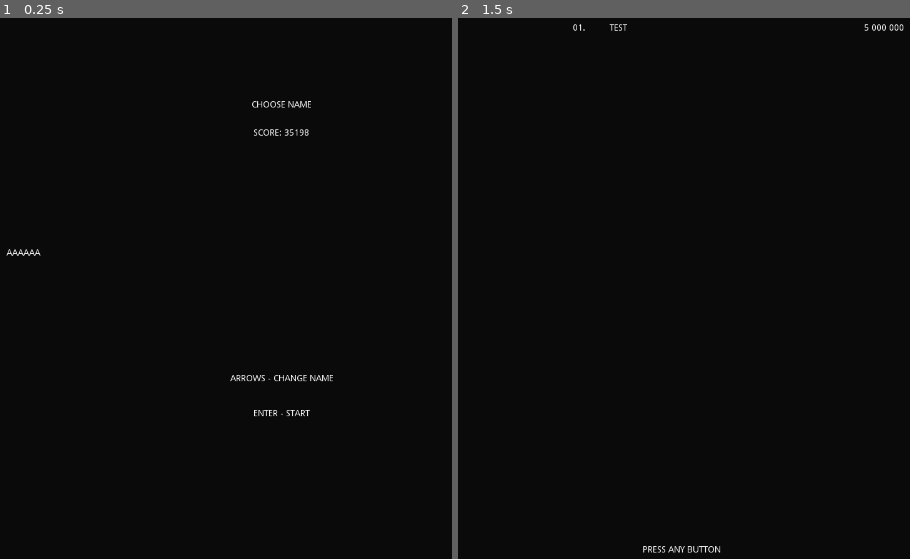
Above: before the commit, frames 1-2 (left to right).
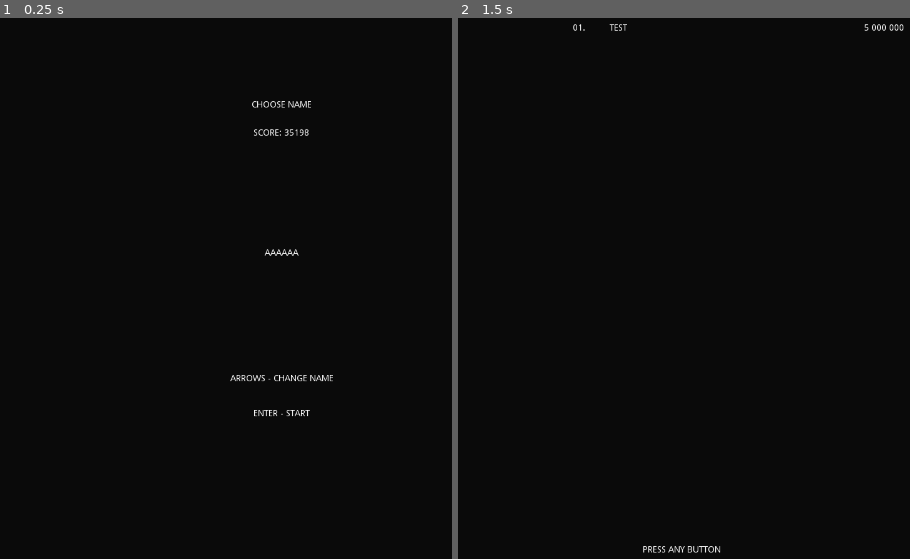
Above: after the commit, the same moments.

Repository: fikmat/high_score_godot_example
Game: Godot game, scene res://src/Naming.tscn
The game is run twice, just before and just after one commit, with the same random seed, the same clock (stepped at 60 frames per second) and the same inputs.
Inputs:
- Up to frame 1 (0.25 s): no input
- Up to frame 2 (1.5 s): tap Enter at 0.5, 0.6, 1.25 s; hold Right 0.53-1.28 s; hold Down from 1.28 s (still down); tap N at 1.35 s

The runs differ from the first frame. In frame 1, 0.1% of the frame differs, in the area x 1-67%, y 42-44%; in frame 2, nothing differs.
Error in both runs: Trying to assign value of type 'Nil' to a variable of type 'Dictionary'. (res://src/HighScore.gd:16)

Commit message:
fix name text position

Diff:
--- a/src/Naming.gd
+++ b/src/Naming.gd
@@ -24,6 +24,8 @@
     var format_string := "[color=#00ffffff]%s[/color]"
     var letter := label.bbcode_text[player.naming_position_index]
     label.bbcode_text[player.naming_position_index] = format_string % letter
+
+  label.bbcode_text = "[center]" + label.bbcode_text + "[/center]"
 
 func _unhandled_input(event):
   if event is InputEventKey:
--- a/src/Naming.tscn
+++ b/src/Naming.tscn
@@ -32,11 +32,13 @@
 align = 1
 
 [node name="Name" type="RichTextLabel" parent="."]
+anchor_left = 0.5
 anchor_top = 0.5
+anchor_right = 0.5
 anchor_bottom = 0.5
-margin_left = 200.0
+margin_left = -200.5
 margin_top = -50.0
-margin_right = 601.0
+margin_right = 200.5
 margin_bottom = 50.0
 bbcode_enabled = true
 bbcode_text = "A____"
